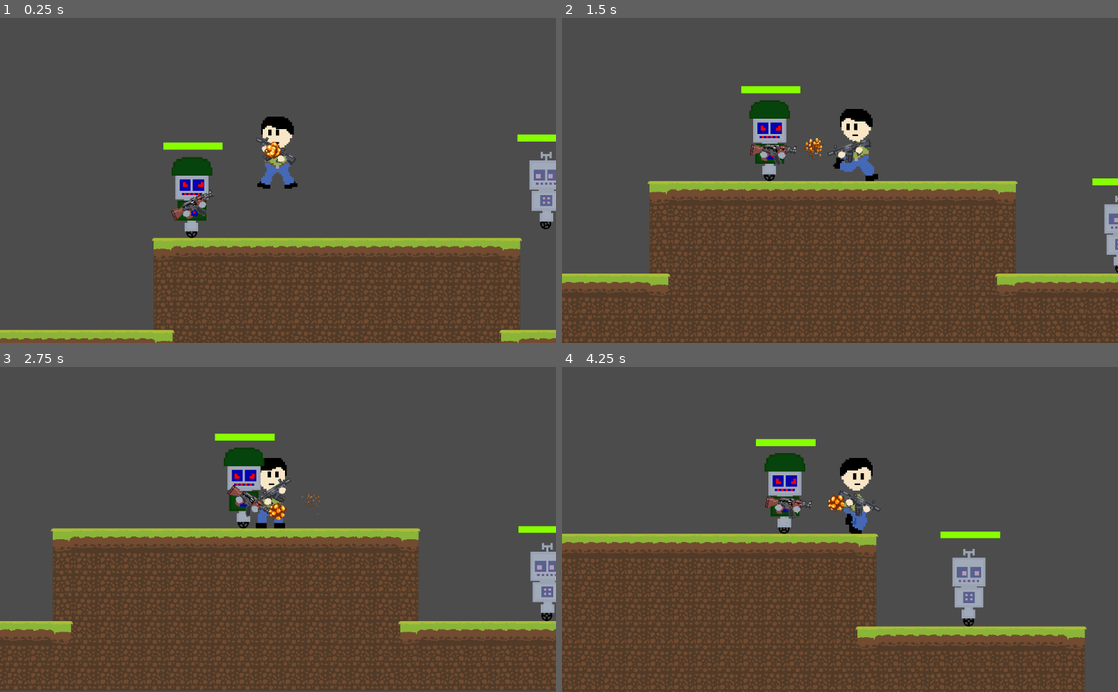
Above: before the commit, frames 1-4 (two rows, left to right).
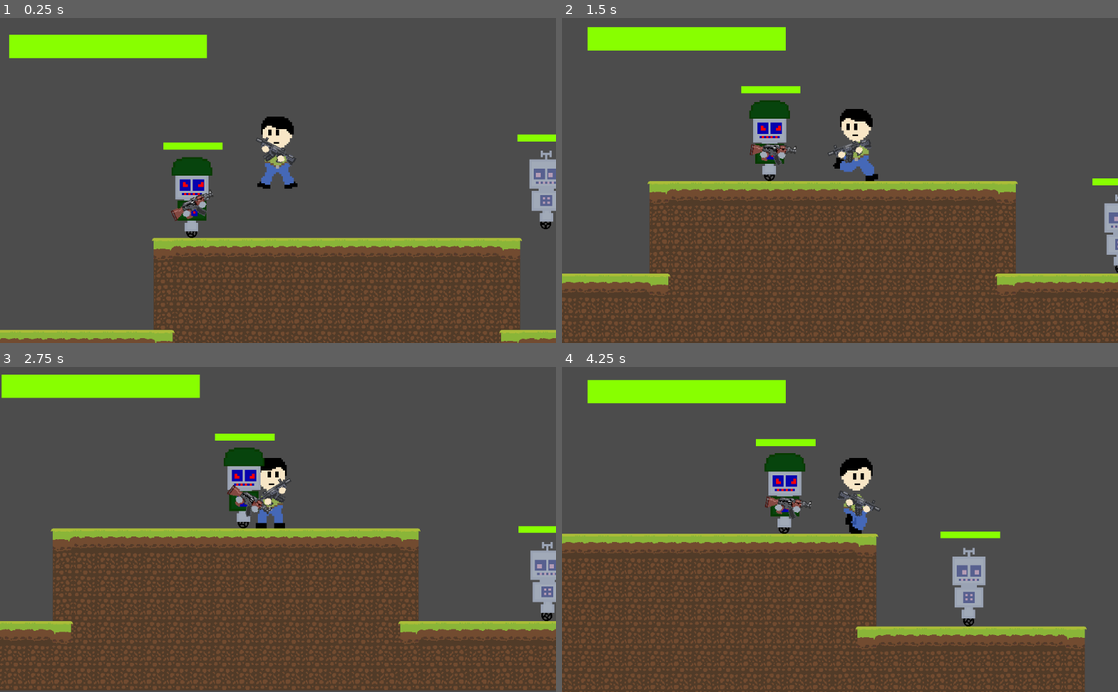
Above: after the commit, the same moments.

Repository: megarubber/green
Game: Godot game, scene res://levels/TestLevel.tscn
Two runs of this game, one before a commit and one after it. Both use one fixed random seed, a clock stepped at 60 frames per second and the inputs below.
Inputs (mouse positions are in pixels of both pictures, inside the frame that each line leads up to):
- Up to frame 1 (0.25 s): no input
- Up to frame 2 (1.5 s): move the mouse to (962, 164) at 0.52 s; hold Right (ui_right) from 0.53 s (still down); tap Up (ui_up) at 0.77 s; move the mouse to (728, 196) at 1.27 s
- Up to frame 3 (2.75 s): tap Up (ui_up) at 1.52 s; move the mouse to (333, 458) at 2.02 s; release Right (ui_right) at 2.03 s; hold Left (ui_left) from 2.03 s (still down)
- Up to frame 4 (4.25 s): move the mouse to (812, 594) at 2.77 s; release Left (ui_left) at 2.78 s; hold Right (ui_right) from 2.78 s (still down); tap Up (ui_up) at 3.02, 3.77 s; move the mouse to (1006, 578) at 3.52 s

The runs differ from the first frame. In frame 1, 2.8% of the frame differs, in the area x 1-100%, y 5-68%; in frame 2, 2.7%; in frame 3, 2.8%; in frame 4, 2.9%, in the area x 4-77%, y 3-80%.

Commit message:
feat: groups for bullet node

Diff:
--- a/enemy/sprites_enemy1/BasicEnemy.tscn
+++ b/enemy/sprites_enemy1/BasicEnemy.tscn
@@ -142,7 +142,7 @@
 "values": [ 0.0, 1.0, 0.0 ]
 }
 
-[node name="BasicEnemy" type="KinematicBody2D"]
+[node name="BasicEnemy" type="KinematicBody2D" groups=["enemy"]]
 collision_layer = 8
 collision_mask = 7
 script = ExtResource( 9 )
@@ -155,7 +155,7 @@
 position = Vector2( -2, 100 )
 scale = Vector2( 0.104576, 0.104576 )
 frames = SubResource( 6 )
-frame = 5
+frame = 1
 playing = true
 flip_h = true
 
@@ -164,6 +164,7 @@
 position = Vector2( -1, -5 )
 scale = Vector2( 0.613333, 0.613334 )
 frames = SubResource( 5 )
+frame = 1
 playing = true
 
 [node name="Explosion" type="Node2D" parent="."]
@@ -197,7 +198,6 @@
 frames = SubResource( 14 )
 
 [node name="CollisionShape2D" type="CollisionShape2D" parent="."]
-visible = false
 position = Vector2( -1, 6 )
 shape = SubResource( 4 )
 
@@ -208,7 +208,6 @@
 collision_mask = 2
 
 [node name="DamageArea" type="Area2D" parent="."]
-visible = false
 position = Vector2( -1, 53 )
 scale = Vector2( 0.613333, 0.613334 )
 collision_layer = 16
--- a/enemy/sprites_enemy2/FollowerEnemy.tscn
+++ b/enemy/sprites_enemy2/FollowerEnemy.tscn
@@ -310,7 +310,7 @@
 "values": [ 0.0, 1.0, 0.0 ]
 }
 
-[node name="FollowerEnemy" type="KinematicBody2D"]
+[node name="FollowerEnemy" type="KinematicBody2D" groups=["enemy"]]
 collision_layer = 8
 collision_mask = 7
 script = ExtResource( 9 )
@@ -320,7 +320,6 @@
 position = Vector2( -2, 100 )
 scale = Vector2( 0.104576, 0.104576 )
 frames = SubResource( 6 )
-frame = 1
 playing = true
 
 [node name="Head" type="Sprite" parent="."]
--- a/levels/TestLevel.tscn
+++ b/levels/TestLevel.tscn
@@ -349,7 +349,7 @@
 [node name="Player" parent="." instance=ExtResource( 1 )]
 position = Vector2( -163, -173 )
 
-[node name="TileMap" type="TileMap" parent="."]
+[node name="TileMap" type="TileMap" parent="." groups=["tilemap"]]
 z_index = -5
 tile_set = SubResource( 5 )
 collision_layer = 2
--- a/others/bullet/Bullet.gd
+++ b/others/bullet/Bullet.gd
@@ -39,10 +39,14 @@
 func _on_VisibilityNotifier2D_screen_exited() -> void:
 	queue_free()
 
-func _on_Bullet_body_entered(_body) -> void:
+func _on_Bullet_body_entered(body) -> void:
 	if !touched:
 		touched = true
-		collision.set_deferred("disabled", true)
-		animation.play("Explosion")
-		timer.start()
-		return
+
+		if body.is_in_group("tilemap"):
+			collision.set_deferred("disabled", true)
+			animation.play("Explosion")
+			timer.start()
+
+		if body.is_in_group("enemy") || body.is_in_group("player"):
+			queue_free()
--- a/player/Player.tscn
+++ b/player/Player.tscn
@@ -23,6 +23,7 @@
 [ext_resource path="res://player/sprites/crouch_idle1.png" type="Texture" id=21]
 [ext_resource path="res://player/sprites/crouch_idle2.png" type="Texture" id=22]
 [ext_resource path="res://others/Screenshake.gd" type="Script" id=23]
+[ext_resource path="res://others/lifebar/Lifebar.tscn" type="PackedScene" id=24]
 
 [sub_resource type="Animation" id=8]
 length = 0.001
@@ -239,7 +240,7 @@
 "values": [ ExtResource( 21 ), ExtResource( 22 ), ExtResource( 20 ) ]
 }
 
-[node name="Player" type="KinematicBody2D"]
+[node name="Player" type="KinematicBody2D" groups=["player"]]
 collision_mask = 10
 script = ExtResource( 2 )
 __meta__ = {
@@ -296,3 +297,9 @@
 
 [node name="Screenshake" type="Node" parent="Camera"]
 script = ExtResource( 23 )
+
+[node name="Lifebar" parent="Camera" groups=["player"] instance=ExtResource( 24 )]
+margin_left = -743.0
+margin_top = -429.0
+margin_right = -196.0
+margin_bottom = -365.0
Not shown: 1 places in player/Player.tscn that only renumber resources
Binary file added: player/sprites/eyes_damage.png
Not shown, added: player/sprites/eyes_damage.png.import
